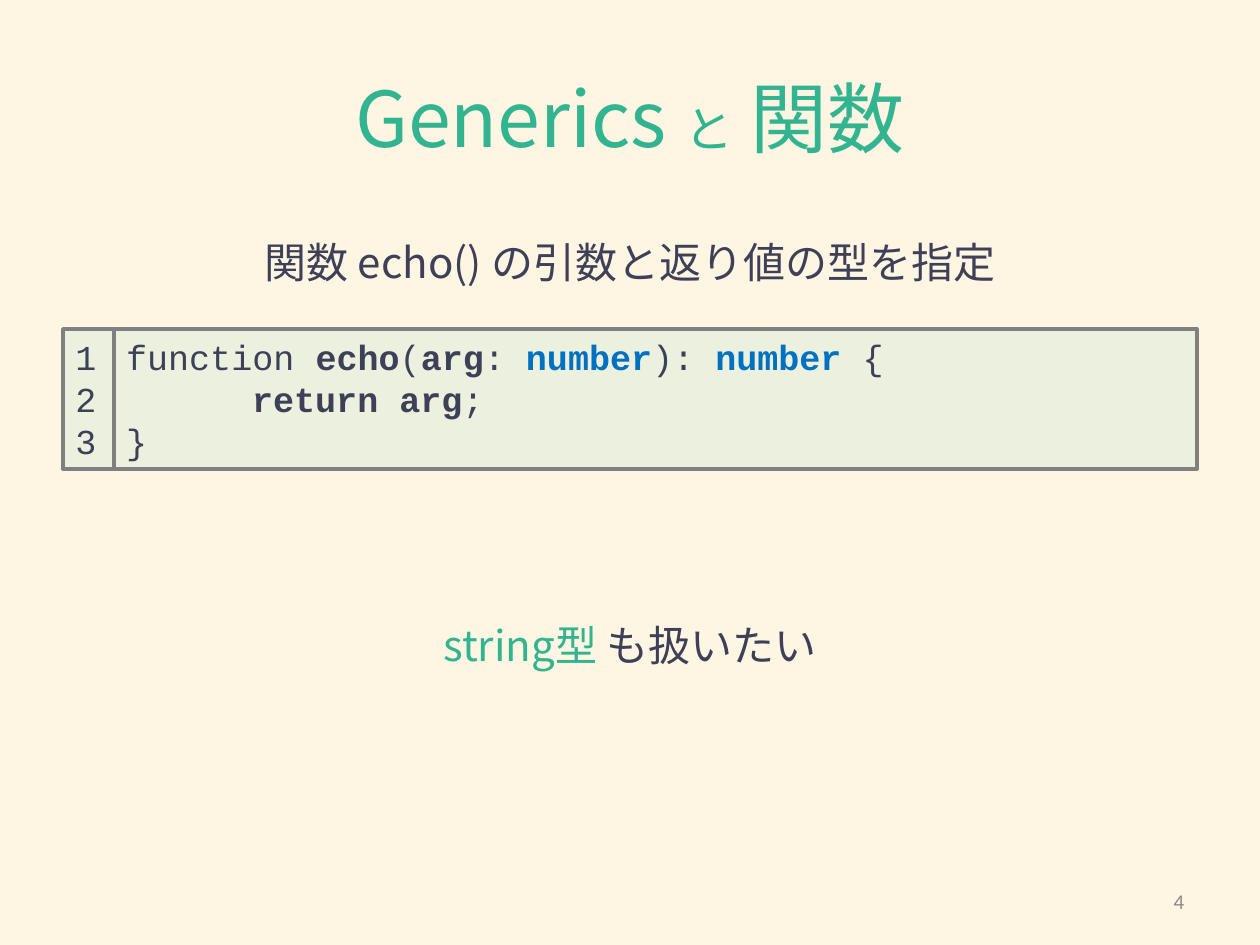
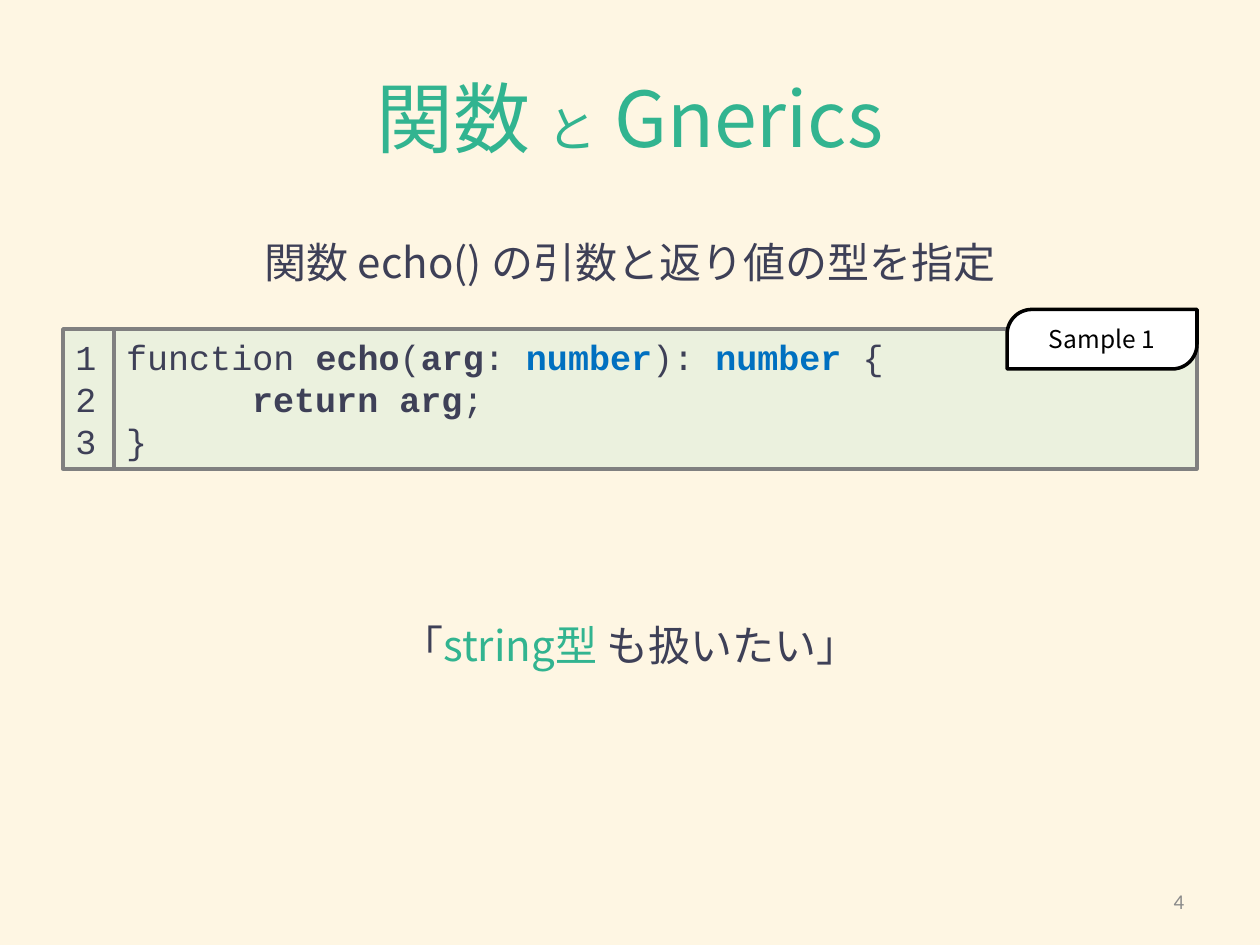
Before and after one commit to Hikari-Kubota/sandbox-todo-ts-angular, a slide deck: slide 4 of typescript/typescript_generics.pptx. Drawn at 1260x945 pixels with LibreOffice and Linux fonts; fonts in the diff are those of the drawing. Boxes give left, top, right and bottom in pixels: in the first picture for what was removed or moved away, otherwise in the second. Text is boxed around its words. In the diff, an @@ line names an element or a change of style, - is before the commit and + after.

```diff
--- a/typescript/typescript_generics.pptx
+++ b/typescript/typescript_generics.pptx
@@ title at <box>377,82,883,154</box>: text changed @@
-Generics と 関数
+関数 と Gnerics
@@ round diag rect added at <box>1007,310,1197,369</box>, fill #FFFFFF, outline #000000 2 pt, 14 pt, text #000000 @@
+Sample 1
@@ text at <box>401,625,859,671</box>: text changed; text colour #32B490 to #3E4057 @@
-string型 も扱いたい
+「string型 も扱いたい」
```
Also in this commit, not shown: 8 other slides changed, 3 other files.
